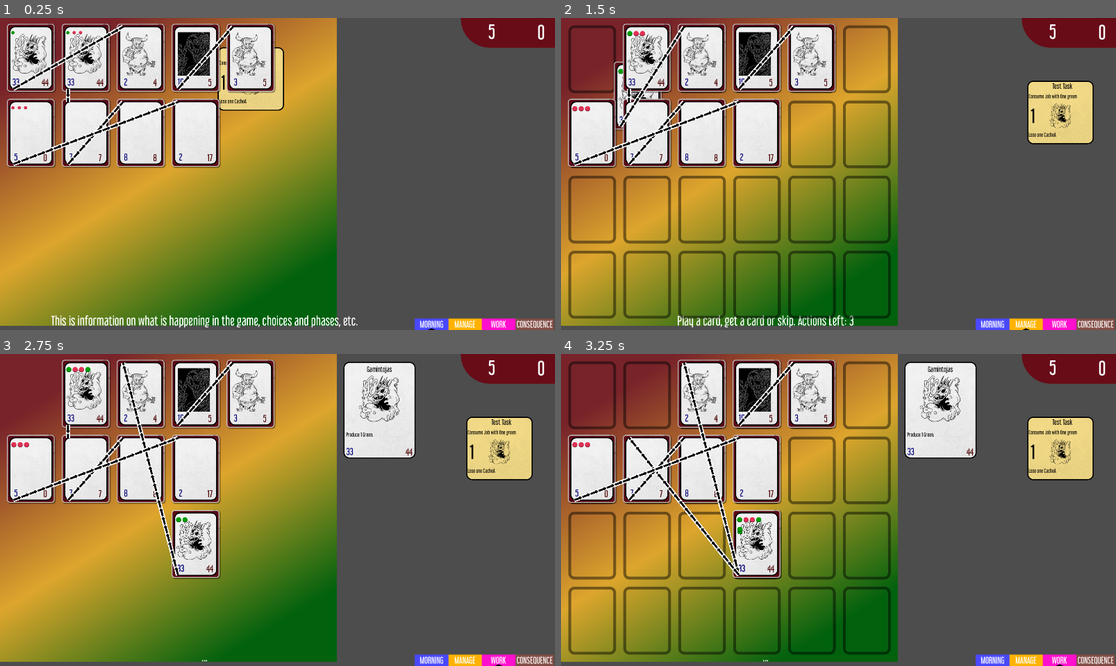
Above: before the commit, frames 1-4 (two rows, left to right).
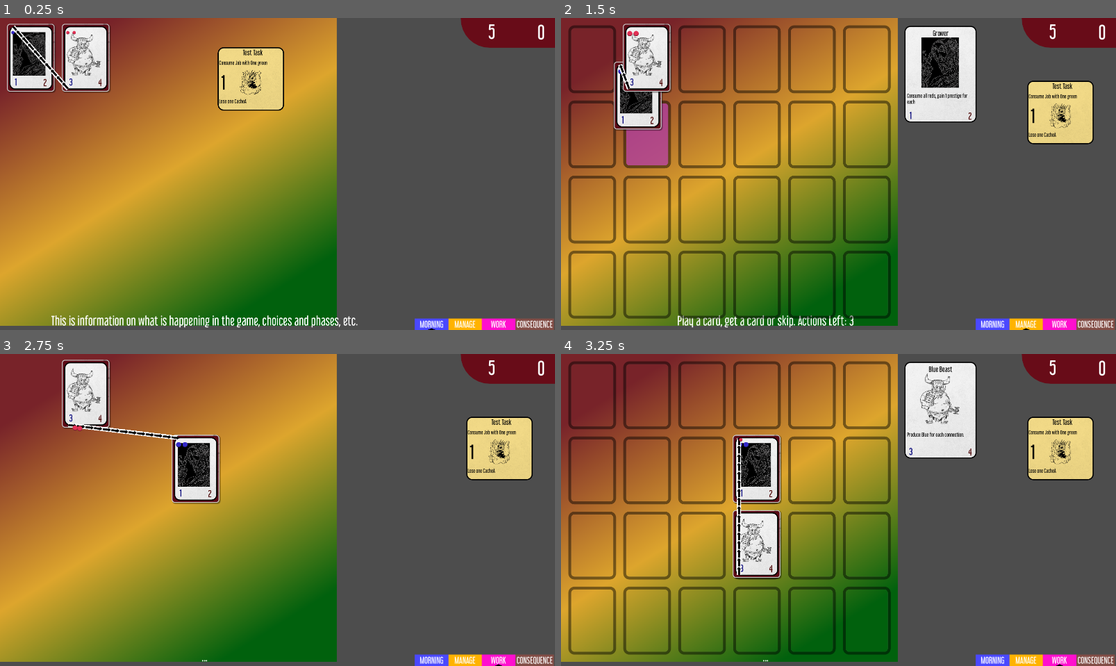
Above: after the commit, the same moments.

Repository: TicklesTheBrain/HellManager
Game: Godot game, scene res://scenes/main.tscn
The game is run twice, just before and just after one commit, with the same random seed, the same clock (stepped at 60 frames per second) and the same inputs.
Inputs (mouse positions are in pixels of both pictures, inside the frame that each line leads up to):
- Up to frame 1 (0.25 s): no input
- Up to frame 2 (1.5 s): drag from (727, 170) to (594, 58) at 0.52 s; drag from (594, 58) to (727, 170) at 1.27 s
- Up to frame 3 (2.75 s): move the mouse to (194, 544) at 2.02 s; hold W (work) from 2.03 s (still down); click (194, 544) at 2.17 s
- Up to frame 4 (3.25 s): release W (work) at 2.75 s; drag from (644, 394) to (755, 544) at 2.77 s

The runs differ from the first frame. In frame 1, 15% of the frame differs, in the area x 1-50%, y 1-49%; in frame 2, 18%; in frame 3, 20%, in the area x 1-75%, y 1-73%; in frame 4, 15%.

Commit message:
market labels, market cost, bugfixes

Diff:
--- a/scenes/companyUICanvas.tscn
+++ b/scenes/companyUICanvas.tscn
@@ -1,6 +1,6 @@
 [gd_scene load_steps=5 format=3 uid="uid://6sbacijn0esb"]
 
-[ext_resource type="Script" path="res://CompanyUICanvas.gd" id="1_g141p"]
+[ext_resource type="Script" path="res://src/ui_code/CompanyUICanvas.gd" id="1_g141p"]
 [ext_resource type="Shader" path="res://scenes/companyUICanvas.gdshader" id="2_o4lkb"]
 
 [sub_resource type="ShaderMaterial" id="ShaderMaterial_emcrn"]
--- a/scenes/main.tscn
+++ b/scenes/main.tscn
@@ -1,7 +1,7 @@
-[gd_scene load_steps=130 format=3 uid="uid://d020x540ssu4g"]
+[gd_scene load_steps=147 format=3 uid="uid://d020x540ssu4g"]
 
 [ext_resource type="Script" path="res://src/Main.gd" id="1_nbim8"]
-[ext_resource type="Script" path="res://src/CardMarket.gd" id="2_42g87"]
+[ext_resource type="Script" path="res://src/cards/CardMarket.gd" id="2_42g87"]
 [ext_resource type="Script" path="res://src/ui_code/CompanyUIManager.gd" id="2_hwxbs"]
 [ext_resource type="Script" path="res://src/ui_code/MouseOverLord.gd" id="3_2pjbp"]
 [ext_resource type="PackedScene" uid="uid://bdewx43gbc46u" path="res://scenes/flowLine.tscn" id="3_m468t"]
@@ -40,7 +40,9 @@
 [ext_resource type="Texture2D" uid="uid://bwl07yqs0u1c7" path="res://assets/zig-arrow.svg" id="22_hgn1x"]
 [ext_resource type="Script" path="res://src/ui_code/SinkPC.gd" id="23_i5ahq"]
 [ext_resource type="Script" path="res://src/InputManager.gd" id="23_xx20n"]
+[ext_resource type="Script" path="res://src/dynamics/dynamicConnectedToCondition.gd" id="24_1qhwm"]
 [ext_resource type="Script" path="res://src/conditions/conditionTokenOnJob.gd" id="25_bfr6v"]
+[ext_resource type="Script" path="res://src/dynamics/dynamicTokenCollection.gd" id="25_wg2ck"]
 [ext_resource type="Script" path="res://src/actions/action_destroyJob.gd" id="26_r4wih"]
 [ext_resource type="Script" path="res://src/cards/TaskCard.gd" id="27_skm2w"]
 [ext_resource type="Script" path="res://src/ui_code/MarketPC.gd" id="28_lx5eo"]
@@ -55,8 +57,10 @@
 [ext_resource type="Script" path="res://src/ui_code/phase_show_ui.gd" id="43_dqmsq"]
 [ext_resource type="Script" path="res://scenes/general_info_label.gd" id="43_j5rga"]
 [ext_resource type="PackedScene" uid="uid://r1xuijx0ewa4" path="res://scenes/company_grid_cell.tscn" id="44_l3dw6"]
-[ext_resource type="Script" path="res://CanvasLayerFollowPosition.gd" id="45_juffj"]
+[ext_resource type="Script" path="res://src/ui_code/CanvasLayerFollowPosition.gd" id="45_juffj"]
 [ext_resource type="PackedScene" uid="uid://6sbacijn0esb" path="res://scenes/companyUICanvas.tscn" id="45_k7yar"]
+[ext_resource type="Script" path="res://src/ui_code/MarketLabelLord.gd" id="53_ahosn"]
+[ext_resource type="PackedScene" uid="uid://6jmlsqw04ghs" path="res://scenes/market_label.tscn" id="54_0pl2r"]
 
 [sub_resource type="Resource" id="Resource_lfh2a"]
 script = ExtResource("7_b1mae")
@@ -199,6 +203,49 @@
 employeePic = ExtResource("13_fgyyd")
 staticText = "Consume Red, delay Tasks"
 
+[sub_resource type="Resource" id="Resource_pogl1"]
+script = ExtResource("20_4ptb6")
+
+[sub_resource type="Resource" id="Resource_xdlq6"]
+script = ExtResource("10_wmw7d")
+prestige = 7
+capacity = 7
+dependentActions = Array[ExtResource("5_nsq4b")]([])
+independentActions = Array[ExtResource("5_nsq4b")]([])
+whenPlacedActions = Array[ExtResource("5_nsq4b")]([])
+methodReplacements = Array[ExtResource("9_7lokn")]([SubResource("Resource_pogl1")])
+employeeName = "Courier"
+staticText = "Can pass on requests"
+
+[sub_resource type="Resource" id="Resource_5i1vf"]
+script = ExtResource("7_b1mae")
+type = 0
+
+[sub_resource type="Resource" id="Resource_qbqwl"]
+script = ExtResource("7_b1mae")
+type = 1
+
+[sub_resource type="Resource" id="Resource_i7tyi"]
+script = ExtResource("7_b1mae")
+type = 2
+
+[sub_resource type="Resource" id="Resource_y7bww"]
+script = ExtResource("21_dr4mn")
+requiredTokens = Array[ExtResource("7_b1mae")]([SubResource("Resource_5i1vf"), SubResource("Resource_qbqwl"), SubResource("Resource_i7tyi")])
+recordFieldTokenList = ""
+recordFieldTokenAmount = ""
+
+[sub_resource type="Resource" id="Resource_dpwma"]
+script = ExtResource("10_wmw7d")
+prestige = 8
+capacity = 8
+dependentActions = Array[ExtResource("5_nsq4b")]([SubResource("Resource_y7bww")])
+independentActions = Array[ExtResource("5_nsq4b")]([])
+whenPlacedActions = Array[ExtResource("5_nsq4b")]([])
+methodReplacements = Array[ExtResource("9_7lokn")]([])
+employeeName = "Eater"
+staticText = "Consume Everything"
+
 [sub_resource type="Resource" id="Resource_7p3tm"]
 script = ExtResource("7_b1mae")
 type = 0
@@ -246,48 +293,6 @@
 [sub_resource type="Resource" id="Resource_v5ayw"]
 script = ExtResource("7_b1mae")
 type = 1
-
-[sub_resource type="Resource" id="Resource_pogl1"]
-script = ExtResource("20_4ptb6")
-
-[sub_resource type="Resource" id="Resource_xdlq6"]
-script = ExtResource("10_wmw7d")
-prestige = 7
-capacity = 7
-dependentActions = Array[ExtResource("5_nsq4b")]([])
-independentActions = Array[ExtResource("5_nsq4b")]([])
-whenPlacedActions = Array[ExtResource("5_nsq4b")]([])
-methodReplacements = Array[ExtResource("9_7lokn")]([SubResource("Resource_pogl1")])
-employeeName = "Courier"
-staticText = "Can pass on requests"
-
-[sub_resource type="Resource" id="Resource_5i1vf"]
-script = ExtResource("7_b1mae")
-type = 0
-
-[sub_resource type="Resource" id="Resource_qbqwl"]
-script = ExtResource("7_b1mae")
-type = 1
-
-[sub_resource type="Resource" id="Resource_i7tyi"]
-script = ExtResource("7_b1mae")
-type = 2
-
-[sub_resource type="Resource" id="Resource_y7bww"]
-script = ExtResource("21_dr4mn")
-requiredTokens = Array[ExtResource("7_b1mae")]([SubResource("Resource_5i1vf"), SubResource("Resource_qbqwl"), SubResource("Resource_i7tyi")])
-recordField = ""
-
-[sub_resource type="Resource" id="Resource_dpwma"]
-script = ExtResource("10_wmw7d")
-prestige = 8
-capacity = 8
-dependentActions = Array[ExtResource("5_nsq4b")]([SubResource("Resource_y7bww")])
-independentActions = Array[ExtResource("5_nsq4b")]([])
-whenPlacedActions = Array[ExtResource("5_nsq4b")]([])
-methodReplacements = Array[ExtResource("9_7lokn")]([])
-employeeName = "Eater"
-staticText = "Consume Everything"
 
 [sub_resource type="Resource" id="Resource_icen6"]
 script = ExtResource("7_b1mae")
@@ -318,6 +323,80 @@
 employeeName = "Collector"
 employeePic = ExtResource("22_hgn1x")
 staticText = "Collect all tokens"
+
+[sub_resource type="Resource" id="Resource_ixmts"]
+script = ExtResource("17_p0tod")
+amountOfChange = 1
+choiceBased = false
+
+[sub_resource type="Resource" id="Resource_vbwk3"]
+script = ExtResource("7_b1mae")
+type = 1
+
+[sub_resource type="Resource" id="Resource_pbneg"]
+script = ExtResource("21_dr4mn")
+requiredTokens = Array[ExtResource("7_b1mae")]([SubResource("Resource_vbwk3")])
+additionalAction = SubResource("Resource_ixmts")
+recordFieldTokenList = ""
+recordFieldTokenAmount = "amountOfChange"
+
+[sub_resource type="Resource" id="Resource_qcddy"]
+script = ExtResource("10_wmw7d")
+prestige = 1
+capacity = 2
+dependentActions = Array[ExtResource("5_nsq4b")]([SubResource("Resource_pbneg")])
+independentActions = Array[ExtResource("5_nsq4b")]([])
+whenPlacedActions = Array[ExtResource("5_nsq4b")]([])
+methodReplacements = Array[ExtResource("9_7lokn")]([])
+employeeName = "Grower"
+employeePic = ExtResource("15_lao0j")
+staticText = "Consume all reds, gain 1 prestige for each"
+
+[sub_resource type="Resource" id="Resource_sih2q"]
+script = ExtResource("7_b1mae")
+type = 0
+
+[sub_resource type="Resource" id="Resource_8omh7"]
+script = ExtResource("7_b1mae")
+type = 0
+
+[sub_resource type="Resource" id="Resource_bi3p5"]
+script = ExtResource("24_1qhwm")
+direction = 2
+
+[sub_resource type="Resource" id="Resource_q1t2w"]
+script = ExtResource("7_b1mae")
+type = 0
+
+[sub_resource type="Resource" id="Resource_pim35"]
+script = ExtResource("25_wg2ck")
+tokenCollection = Array[ExtResource("7_b1mae")]([SubResource("Resource_q1t2w")])
+dynamicMultiplier = SubResource("Resource_bi3p5")
+
+[sub_resource type="Resource" id="Resource_3dyha"]
+script = ExtResource("8_2wa5w")
+producedTokens = Array[ExtResource("7_b1mae")]([])
+dynamic = SubResource("Resource_pim35")
+
+[sub_resource type="Resource" id="Resource_e4rb4"]
+script = ExtResource("10_wmw7d")
+prestige = 3
+capacity = 4
+dependentActions = Array[ExtResource("5_nsq4b")]([SubResource("Resource_3dyha")])
+independentActions = Array[ExtResource("5_nsq4b")]([])
+whenPlacedActions = Array[ExtResource("5_nsq4b")]([])
+methodReplacements = Array[ExtResource("9_7lokn")]([])
+employeeName = "Blue Beast"
+employeePic = ExtResource("13_fgyyd")
+staticText = "Produce Blue for each connection."
+
+[sub_resource type="Resource" id="Resource_ucos1"]
+script = ExtResource("7_b1mae")
+type = 1
+
+[sub_resource type="Resource" id="Resource_t3exc"]
+script = ExtResource("7_b1mae")
+type = 1
 
 [sub_resource type="Resource" id="Resource_cal8w"]
 script = ExtResource("16_16kad")
@@ -477,7 +556,7 @@
 bg_color = Color(0.0627451, 0.368627, 0.6, 1)
 
 [sub_resource type="RectangleShape2D" id="RectangleShape2D_nfpkx"]
-size = Vector2(647, 565)
+size = Vector2(769.5, 457.5)
 
 [sub_resource type="StyleBoxFlat" id="StyleBoxFlat_spnij"]
 bg_color = Color(0.40625, 0.0471723, 0.095828, 1)
@@ -498,103 +577,127 @@
 script = ExtResource("23_xx20n")
 actionHand = NodePath("../ActionCards/HandCards")
 taskHand = NodePath("../TaskManager/TaskHand")
+mouseOverAllowed = null
 marketContainer = NodePath("../ActionCards/CardMarket")
-
-[node name="JobLord" type="Node" parent="." groups=["JobLord"]]
-script = ExtResource("5_1cdr4")
-
-[node name="Job" type="Node" parent="JobLord" node_paths=PackedStringArray("outflow", "storage")]
+inputLock = null
+
+[node name="Temp" type="Node" parent="."]
+
+[node name="Job" type="Node" parent="Temp" node_paths=PackedStringArray("outflow", "storage")]
 script = ExtResource("6_cnhkk")
 outflow = [NodePath("../Job2")]
 employee = SubResource("Resource_qdqlf")
 storage = NodePath("TokenStorage")
 
-[node name="TokenStorage" type="Node" parent="JobLord/Job"]
+[node name="TokenStorage" type="Node" parent="Temp/Job"]
 script = ExtResource("11_if1yf")
 contents = Array[ExtResource("7_b1mae")]([SubResource("Resource_j62mu")])
 defaultLimit = 5
 
-[node name="Job3" type="Node" parent="JobLord" node_paths=PackedStringArray("outflow", "storage")]
+[node name="Job3" type="Node" parent="Temp" node_paths=PackedStringArray("outflow", "storage")]
 script = ExtResource("6_cnhkk")
 outflow = [NodePath("../Job7")]
 employee = SubResource("Resource_vt8gg")
 storage = NodePath("TokenStorage")
 
-[node name="TokenStorage" type="Node" parent="JobLord/Job3"]
+[node name="TokenStorage" type="Node" parent="Temp/Job3"]
 script = ExtResource("11_if1yf")
 contents = Array[ExtResource("7_b1mae")]([SubResource("Resource_p2afh"), SubResource("Resource_oa62m"), SubResource("Resource_uttuc")])
 defaultLimit = 5
 
-[node name="Job2" type="Node" parent="JobLord" node_paths=PackedStringArray("inflow", "storage")]
+[node name="Job2" type="Node" parent="Temp" node_paths=PackedStringArray("inflow", "storage")]
 script = ExtResource("6_cnhkk")
 inflow = [NodePath("../Job")]
 employee = SubResource("Resource_dq6ey")
 storage = NodePath("TokenStorage")
 
-[node name="TokenStorage" type="Node" parent="JobLord/Job2"]
+[node name="TokenStorage" type="Node" parent="Temp/Job2"]
 script = ExtResource("11_if1yf")
 defaultLimit = 5
 
-[node name="Job4" type="Node" parent="JobLord" node_paths=PackedStringArray("outflow", "storage")]
+[node name="Job4" type="Node" parent="Temp" node_paths=PackedStringArray("outflow", "storage")]
 script = ExtResource("6_cnhkk")
 outflow = [NodePath("../Job5")]
 employee = SubResource("Resource_r08g0")
 storage = NodePath("TokenStorage")
 
-[node name="TokenStorage" type="Node" parent="JobLord/Job4"]
+[node name="TokenStorage" type="Node" parent="Temp/Job4"]
 script = ExtResource("11_if1yf")
 defaultLimit = 5
 
-[node name="Job5" type="Node" parent="JobLord" node_paths=PackedStringArray("inflow", "storage")]
+[node name="Job5" type="Node" parent="Temp" node_paths=PackedStringArray("inflow", "storage")]
 script = ExtResource("6_cnhkk")
 inflow = [NodePath("../Job4")]
 employee = SubResource("Resource_qhelu")
 storage = NodePath("TokenStorage")
 
-[node name="TokenStorage" type="Node" parent="JobLord/Job5"]
+[node name="TokenStorage" type="Node" parent="Temp/Job5"]
 script = ExtResource("11_if1yf")
 defaultLimit = 20
 
-[node name="Job6" type="Node" parent="JobLord" node_paths=PackedStringArray("outflow", "storage")]
-script = ExtResource("6_cnhkk")
-outflow = [NodePath("../Job9")]
-employee = SubResource("Resource_y8f7y")
-storage = NodePath("TokenStorage")
-
-[node name="TokenStorage" type="Node" parent="JobLord/Job6"]
-script = ExtResource("11_if1yf")
-contents = Array[ExtResource("7_b1mae")]([SubResource("Resource_b70cd"), SubResource("Resource_0nadg"), SubResource("Resource_v5ayw")])
-defaultLimit = 20
-
-[node name="Job7" type="Node" parent="JobLord" node_paths=PackedStringArray("inflow", "outflow", "storage")]
+[node name="Job7" type="Node" parent="Temp" node_paths=PackedStringArray("inflow", "outflow", "storage")]
 script = ExtResource("6_cnhkk")
 inflow = [NodePath("../Job3")]
 outflow = [NodePath("../Job8")]
 employee = SubResource("Resource_xdlq6")
 storage = NodePath("TokenStorage")
 
-[node name="TokenStorage" type="Node" parent="JobLord/Job7"]
+[node name="TokenStorage" type="Node" parent="Temp/Job7"]
 script = ExtResource("11_if1yf")
 defaultLimit = 20
 
-[node name="Job8" type="Node" parent="JobLord" node_paths=PackedStringArray("inflow", "storage")]
+[node name="Job8" type="Node" parent="Temp" node_paths=PackedStringArray("inflow", "storage")]
 script = ExtResource("6_cnhkk")
 inflow = [NodePath("../Job7")]
 employee = SubResource("Resource_dpwma")
 storage = NodePath("TokenStorage")
 
-[node name="TokenStorage" type="Node" parent="JobLord/Job8"]
+[node name="TokenStorage" type="Node" parent="Temp/Job8"]
 script = ExtResource("11_if1yf")
 defaultLimit = 20
 
-[node name="Job9" type="Node" parent="JobLord" node_paths=PackedStringArray("inflow", "storage")]
+[node name="Job6" type="Node" parent="Temp" node_paths=PackedStringArray("storage")]
 script = ExtResource("6_cnhkk")
-inflow = [NodePath("../Job6")]
+employee = SubResource("Resource_y8f7y")
+storage = NodePath("TokenStorage")
+
+[node name="TokenStorage" type="Node" parent="Temp/Job6"]
+script = ExtResource("11_if1yf")
+contents = Array[ExtResource("7_b1mae")]([SubResource("Resource_b70cd"), SubResource("Resource_0nadg"), SubResource("Resource_v5ayw")])
+defaultLimit = 20
+
+[node name="Job9" type="Node" parent="Temp" node_paths=PackedStringArray("storage")]
+script = ExtResource("6_cnhkk")
 employee = SubResource("Resource_7po3r")
 storage = NodePath("TokenStorage")
 
-[node name="TokenStorage" type="Node" parent="JobLord/Job9"]
+[node name="TokenStorage" type="Node" parent="Temp/Job9"]
 script = ExtResource("11_if1yf")
+defaultLimit = 20
+
+[node name="JobLord" type="Node" parent="." groups=["JobLord"]]
+script = ExtResource("5_1cdr4")
+
+[node name="Job10" type="Node" parent="JobLord" node_paths=PackedStringArray("inflow", "storage")]
+script = ExtResource("6_cnhkk")
+inflow = [NodePath("../Job11")]
+employee = SubResource("Resource_qcddy")
+storage = NodePath("TokenStorage")
+
+[node name="TokenStorage" type="Node" parent="JobLord/Job10"]
+script = ExtResource("11_if1yf")
+contents = Array[ExtResource("7_b1mae")]([SubResource("Resource_sih2q"), SubResource("Resource_8omh7")])
+defaultLimit = 20
+
+[node name="Job11" type="Node" parent="JobLord" node_paths=PackedStringArray("outflow", "storage")]
+script = ExtResource("6_cnhkk")
+outflow = [NodePath("../Job10")]
+employee = SubResource("Resource_e4rb4")
+storage = NodePath("TokenStorage")
+
+[node name="TokenStorage" type="Node" parent="JobLord/Job11"]
+script = ExtResource("11_if1yf")
+contents = Array[ExtResource("7_b1mae")]([SubResource("Resource_ucos1"), SubResource("Resource_t3exc")])
 defaultLimit = 20
 
 [node name="ActionCards" type="Node" parent="."]
@@ -606,7 +709,7 @@
 [node name="CardMarket" type="Node" parent="ActionCards" node_paths=PackedStringArray("feedContainer", "disposeContainer")]
 script = ExtResource("2_42g87")
 rows = 2
-columns = 2
+columns = 3
 feedContainer = NodePath("../Deck")
 disposeContainer = NodePath("MarketDispose")
 
@@ -725,7 +828,7 @@
 z_as_relative = false
 offset_left = 248.0
 offset_top = -697.0
-offset_right = 1046.0
+offset_right = 1159.0
 offset_bottom = -19.0
 mouse_filter = 2
 theme_override_styles/panel = SubResource("StyleBoxFlat_kad5c")
@@ -740,7 +843,7 @@
 packedCardForReference = ExtResource("29_2tfqd")
 
 [node name="MarketShape" type="CollisionShape2D" parent="MarketSlideController/MarketLayer/Panel/Market PC"]
-position = Vector2(408, 322)
+position = Vector2(469.25, 375.75)
 shape = SubResource("RectangleShape2D_nfpkx")
 
 [node name="MarketSinkPC" type="Node2D" parent="MarketSlideController/MarketLayer/Panel" node_paths=PackedStringArray("positionMarker", "logicalContainer")]
@@ -752,7 +855,18 @@
 [node name="MarketSinkMarker" type="Marker2D" parent="MarketSlideController/MarketLayer/Panel/MarketSinkPC"]
 position = Vector2(-279, 344)
 
-[node name="MarketAnimationRoot" type="Node2D" parent="MarketSlideController/MarketLayer"]
+[node name="MarketLabelLord" type="Node2D" parent="MarketSlideController/MarketLayer/Panel" node_paths=PackedStringArray("market", "container")]
+script = ExtResource("53_ahosn")
+marketLabelPacked = ExtResource("54_0pl2r")
+market = NodePath("../../../../ActionCards/CardMarket")
+container = NodePath("MarketLabelContainer")
+
+[node name="MarketLabelContainer" type="HBoxContainer" parent="MarketSlideController/MarketLayer/Panel/MarketLabelLord"]
+offset_left = 177.0
+offset_top = 30.0
+offset_right = 764.0
+offset_bottom = 100.0
+alignment = 1
 
 [node name="CacheUI" type="Node2D" parent="."]
 position = Vector2(1594, -27)
--- /dev/null
+++ b/scenes/market_label.tscn
@@ -0,0 +1,12 @@
+[gd_scene load_steps=2 format=3 uid="uid://6jmlsqw04ghs"]
+
+[ext_resource type="FontFile" uid="uid://u2357g28y3hy" path="res://assets/fonts/libel-suit-rg.otf" id="1_uj28i"]
+
+[node name="MarketLabel" type="Label"]
+offset_right = 40.0
+offset_bottom = 23.0
+size_flags_horizontal = 3
+theme_override_fonts/font = ExtResource("1_uj28i")
+theme_override_font_sizes/font_size = 36
+text = "Action Cost: 1"
+horizontal_alignment = 1
--- a/src/Events.gd
+++ b/src/Events.gd
@@ -27,7 +27,7 @@
 
 #Card stuff
 signal cardAddedToMarket(card: ProtoCard)
-signal cardTaken(card: ProtoCard)
+signal cardTaken(card: ProtoCard, actionCost: int)
 signal cardUseStarted(card: ProtoCard)
 signal cardUseEnded(card: ProtoCard)
 signal cardAddedToContainer(card: ProtoCard, container: CardContainer)
--- a/src/Globals.gd
+++ b/src/Globals.gd
@@ -17,6 +17,8 @@
 	WORK,
 	CONSEQUENCE
 }
+
+var actionCounter: int
 
 @export var marketOpen: bool = false
 @export var slideInProgress: bool = false
--- a/src/InputManager.gd
+++ b/src/InputManager.gd
@@ -56,9 +56,12 @@
 	cancelCanvasDrag()
 
 func taskClicked(taskUI: TaskCardUI, button):
+	print('task clicked')
 	cancelCanvasDrag()
+	if not activeChoice.is_null():
+		stopChoice()
+		return
 	if not inputLock and button == MOUSE_BUTTON_LEFT:
-		# print('task clicked')
 		taskHand.useCard(taskUI.card, receiveActiveChoice)
 
 func employeeMouseOverStart(empUI: EmployeeUI):
@@ -70,23 +73,28 @@
 
 func cardClicked(cardUI: ActionCardUI, button: MouseButton):
 	cancelCanvasDrag()
+	#print('card clicked on input manger, input lock is ', inputLock, ' phase is ', phase)
 
-	#print('card clicked on input manger, input lock is ', inputLock, ' phase is ', phase)
+	if not activeChoice.is_null():
+		stopChoice()
 
 	if inputLock:
 		return
 
 	#var ctxt = Globals.get_ctxt()
-
-
 	if button == MOUSE_BUTTON_LEFT and marketContainer.getCardPosition(cardUI.card) != Vector2(-1,-1):
 
 		if marketContainer.inaccessible:
 			return
 
+		var cost = marketContainer.getColumnCost(marketContainer.getCardColumn(cardUI.card))
+		# print('cost ', cost)
+		if cost > Globals.actionCounter:
+			return
+
 		marketContainer.removeCard(cardUI.card)
 		actionHand.addCard(cardUI.card)
-		Events.cardTaken.emit(cardUI.card)
+		Events.cardTaken.emit(cardUI.card, cost)
 		return
 
 	#print('clicked on card ', cardUI, " with button ", button)
@@ -107,8 +115,7 @@
 		var result = activeChoice.call(jobUI.job)
 		if result:
 			#print('choice accepted')
-			Events.stopShowChoices.emit()
-			activeChoice = Callable()
+			stopChoice()
 		return
 
 	if draggedJob == null:
@@ -133,6 +140,10 @@
 	activeChoice = callable
 	Events.showChoices.emit(callable.get_object().checkChoice)
 
+func stopChoice():
+	print('stop choice')
+	activeChoice = Callable()
+	Events.stopShowChoices.emit()
 
 func cancelCanvasDrag():
 	if draggedCanvas == null:
--- a/src/Main.gd
+++ b/src/Main.gd
@@ -9,6 +9,7 @@
 @export var actionsPerManage: int = 3
 var actionCounter: int = 0:
 	set(v):
+		Globals.actionCounter = v
 		actionCounter = v
 		if actionCounter > 0:
 			Events.requestMessage.emit('Play a card, get a card or skip. Actions Left: {act}'.format({"act": actionCounter}))
@@ -20,8 +21,8 @@
 	Events.cardUseEnded.connect(markActionTaken)
 	mainLoop()
 
-func markActionTaken(_discardedArgument):
-	actionCounter -= 1
+func markActionTaken(_discardedArgument, cost: int = 1):
+	actionCounter -= cost
 	if actionCounter <= 0:
 		manageComplete.emit()
 
--- a/src/actions/action_consumeAllAndContinue.gd
+++ b/src/actions/action_consumeAllAndContinue.gd
@@ -3,7 +3,8 @@
 
 @export var requiredTokens: Array[Token] = []
 @export var additionalAction: Action
-@export var recordField: String
+@export var recordFieldTokenList: String
+@export var recordFieldTokenAmount: String
 
 func try() -> bool:
 	var job = Globals.getCtxt().actingJob
@@ -20,8 +21,13 @@
 		storedNoTP.assign(stored.map(func(tp): return tp.token))
 		acquired = jobAttachedTo.getTokens(requiredTokens, storedNoTP)
 		stored.append_array(acquired)
+
 	if additionalAction != null:
-		additionalAction[recordField] = stored.map(func(tp): return tp.token)
+		if recordFieldTokenList != '':
+			additionalAction[recordFieldTokenList] = stored.map(func(tp): return tp.token)
+		if recordFieldTokenAmount != '':
+			additionalAction[recordFieldTokenAmount] = stored.size()
+
 	jobAttachedTo.acquireTokens(stored)
 	jobAttachedTo.consumeTokens(stored.map(func(tp): return tp.token))
 	if additionalAction == null:
--- a/src/CardMarket.gd
+++ b/src/cards/CardMarket.gd
@@ -19,6 +19,12 @@
 }
 
 var spaces = []
+
+func getColumnCost(i: int):
+	return i+1
+
+func getCardColumn(card: ProtoCard):
+	return getCardPosition(card).y
 
 func _ready():
 	for r in range(rows):
--- a/src/conditions/conditionTokenOnJob.gd
+++ b/src/conditions/conditionTokenOnJob.gd
@@ -7,7 +7,7 @@
     if not job is Job:
         return false
 
-    if job.getTokensOwn(tokenRequirement).size() != tokenRequirement.size():
+    if job.storage.getTokens(tokenRequirement).size() != tokenRequirement.size():
         return false
 
     return true
--- a/src/dynamics/dynamicConnectedToCondition.gd
+++ b/src/dynamics/dynamicConnectedToCondition.gd
@@ -2,9 +2,9 @@
 class_name DynamicConnectedToCondition
 
 enum WhichDirection {
-    Outflow,
-    Inflow,
-    Both
+	Outflow,
+	Inflow,
+	Both
 }
 
 @export var condition: Condition
@@ -12,21 +12,24 @@
 
 func getAmount(askingAction: Action) -> int:
 
-    var relevantJob = askingAction.jobAttachedTo
-    var allConnected = []
+	var relevantJob = askingAction.jobAttachedTo
+	var allConnected = []
 
-    if direction == WhichDirection.Outflow:
-        allConnected.append_array(relevantJob.outflow)
-    if direction == WhichDirection.Inflow:
-        allConnected.append_array(relevantJob.inflow)
-    if direction == WhichDirection.Both:
-        allConnected.append_array(relevantJob.outflow)
-        allConnected.append_array(relevantJob.inflow)
+	if direction == WhichDirection.Outflow:
+		allConnected.append_array(relevantJob.outflow)
+	if direction == WhichDirection.Inflow:
+		allConnected.append_array(relevantJob.inflow)
+	if direction == WhichDirection.Both:
+		allConnected.append_array(relevantJob.outflow)
+		allConnected.append_array(relevantJob.inflow)
 
-    var deduplicated = []
-    for job in allConnected:
-        if not deduplicated.has(job):
-            deduplicated.push_back(job)
+	var deduplicated = []
+	for job in allConnected:
+		if not deduplicated.has(job):
+			deduplicated.push_back(job)
 
-    var filtered = deduplicated.filter(func(j): return condition.checkSubject(j))
-    return filtered.size()
+	if condition == null:
+		return deduplicated.size()
+
+	var filtered = deduplicated.filter(func(j): return condition.checkSubject(j))
+	return filtered.size()
--- a/src/ui_code/CompanyUIManager.gd
+++ b/src/ui_code/CompanyUIManager.gd
@@ -124,7 +124,7 @@
 func makeNewJobUI(job: Job, fitIntoInitial: bool = false):
 	var newJobUI = jobUIPacked.instantiate()
 	newJobUI.job = job
-	var emptyCell
+	var emptyCell = null
 	if fitIntoInitial:
 		for row in gridCells:
 			if emptyCell != null: break
--- /dev/null
+++ b/src/ui_code/MarketLabelLord.gd
@@ -0,0 +1,13 @@
+extends Node2D
+class_name MarketLabelLord
+
+@export var marketLabelPacked: PackedScene
+@export var market: CardMarket
+@export var container: Container
+
+func _ready():
+    for i in range(market.columns):
+        var text = "Action Cost: {cost}".format({"cost": market.getColumnCost(i)})
+        var newLabel = marketLabelPacked.instantiate()
+        newLabel.text = text
+        container.add_child(newLabel)
Renamed: CanvasLayerFollowPosition.gd -> src/ui_code/CanvasLayerFollowPosition.gd
Renamed: CompanyUICanvas.gd -> src/ui_code/CompanyUICanvas.gd
